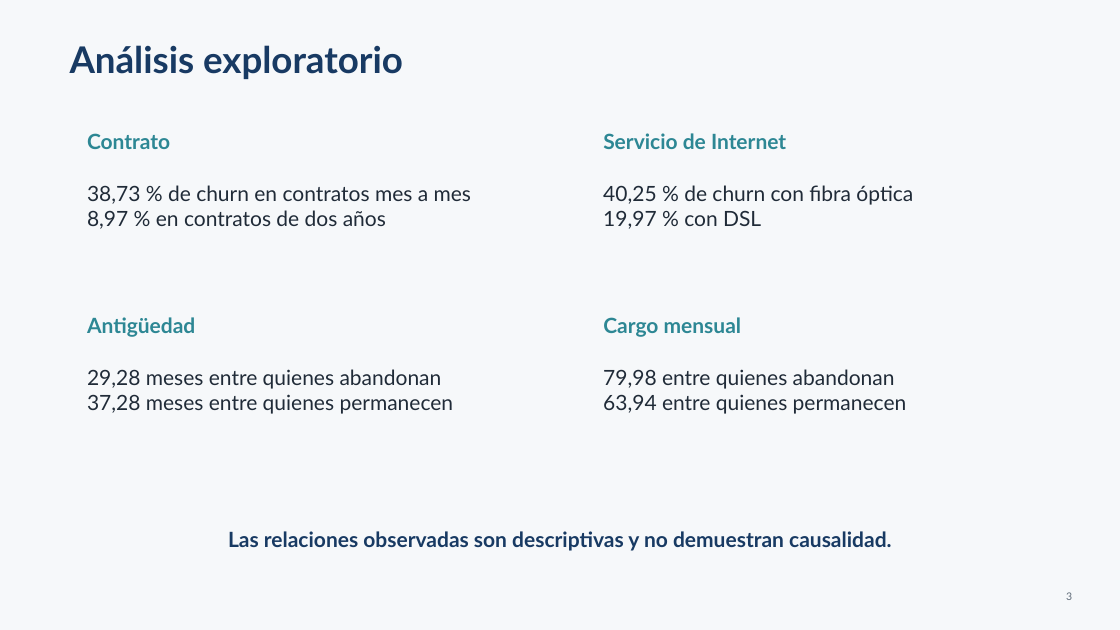
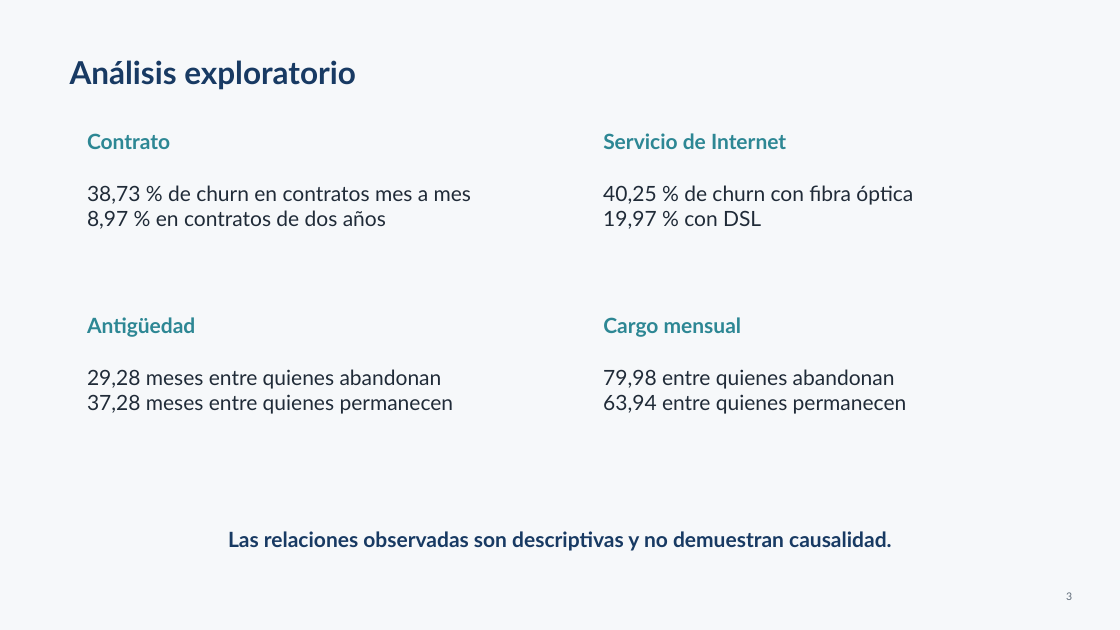
Before and after one commit to alfonsinadiaz/customer-churn-ml, a slide deck: slide 3 of Presentacion_Customer_Churn_Profesor.pptx. Drawn at 1120x630 pixels with LibreOffice and Linux fonts; fonts in the diff are those of the drawing. Boxes give left, top, right and bottom in pixels: in the first picture for what was removed or moved away, otherwise in the second. Text is boxed around its words. In the diff, an @@ line names an element or a change of style, - is before the commit and + after.

```diff
--- a/Presentacion_Customer_Churn_Profesor.pptx
+++ b/Presentacion_Customer_Churn_Profesor.pptx
@@ text "Análisis exploratorio": place and size @@
-text "Análisis exploratorio" at bbox=[70, 45, 403, 79]
+text "Análisis exploratorio" at bbox=[70, 60, 356, 90]
@@ text "Análisis exploratorio" at bbox=[70, 60, 356, 90]: size 31.5 to 27 pt @@
```
Also in this commit, not shown: 8 other slides changed, 21 other files.
